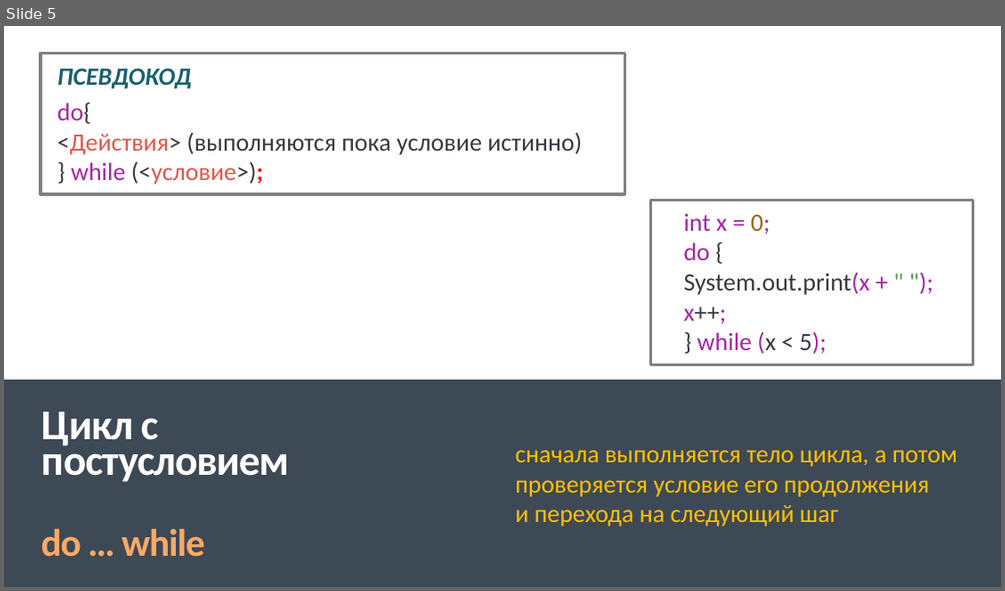
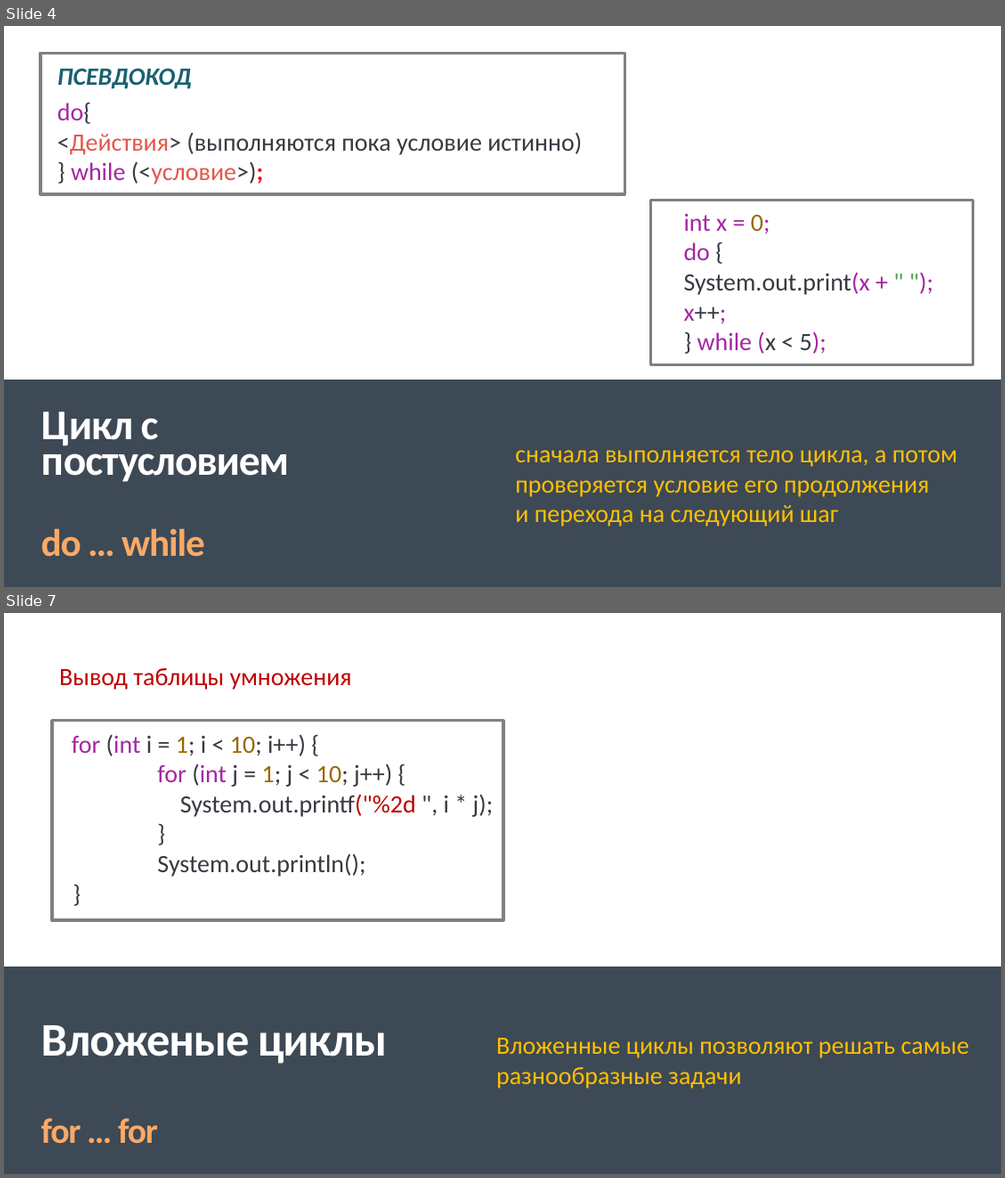
Before and after one commit to IriEfremova/LessonsCube, a slide deck: Samsung/Lesson6/Циклы в Java.pptx. Shown one above the other, each under a label of ours: slide 5 before the commit, slides 4 and 7 after it; the slides between them are not shown. The pictures are 1005x591 and 1005x1178 pixels, drawn with LibreOffice and Linux fonts; fonts in the diff are those of the drawing. Boxes give left, top, right and bottom in pixels: in the first picture for what was removed or moved away, otherwise in the second. Text is boxed around its words. In the diff, an @@ line names an element or a change of style, - is before the commit and + after.

```diff
--- a/Samsung/Lesson6/Циклы в Java.pptx
+++ b/Samsung/Lesson6/Циклы в Java.pptx
@@ slide 7 added at box(4, 613, 1001, 1174), background #FFFFFF; not listed: 2 template elements that a slide beside it also shows @@
@@ rectangle added at box(4, 613, 1001, 1174), fill #FFFFFF @@
@@ text added at box(59, 668, 352, 690), 24 pt, text #C00000 @@
+Вывод таблицы умножения
@@ rectangle added at box(52, 721, 503, 920), outline #808080 3 pt @@
@@ text added at box(72, 734, 494, 876), 24 pt, text #383A42 @@
+for (int i = 1; i < 10; i++) {
+for (int j = 1; j < 10; j++) {
+System.out.printf("%2d ", i * j);
+}
+System.out.println();
+}
@@ rectangle added at box(4, 966, 1001, 1174), fill #3D4955 @@
@@ text added at box(41, 1025, 387, 1143), 45 pt, text #FFFFFF, bold @@
+Вложеные циклы
+for … for
@@ text added at box(496, 1038, 970, 1088), 24 pt, text #FFC000 @@
+Вложенные циклы позволяют решать самые разнообразные задачи
@@ what was slide 5 is now slide 4 @@
```
Also in this commit, not shown: 1 slide changed, 7 other slides added, 1 slide removed.
